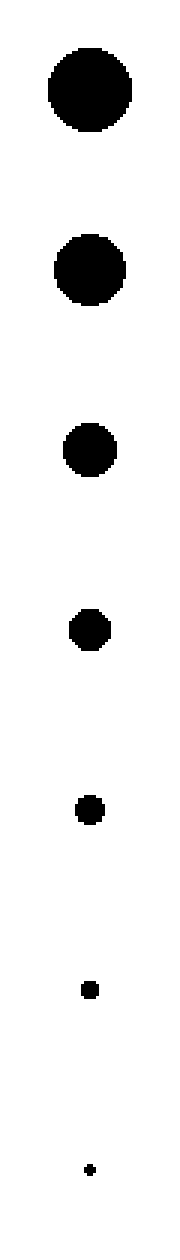
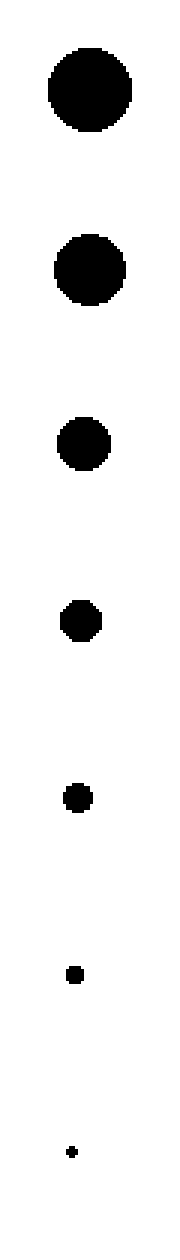
Layered file, before and after one edit (180 x 1260). Changes by layer:
renamed "Shadow marble sink" to "Shadow marble sink shifted", painted on it over [57, 417, 117, 1176]
